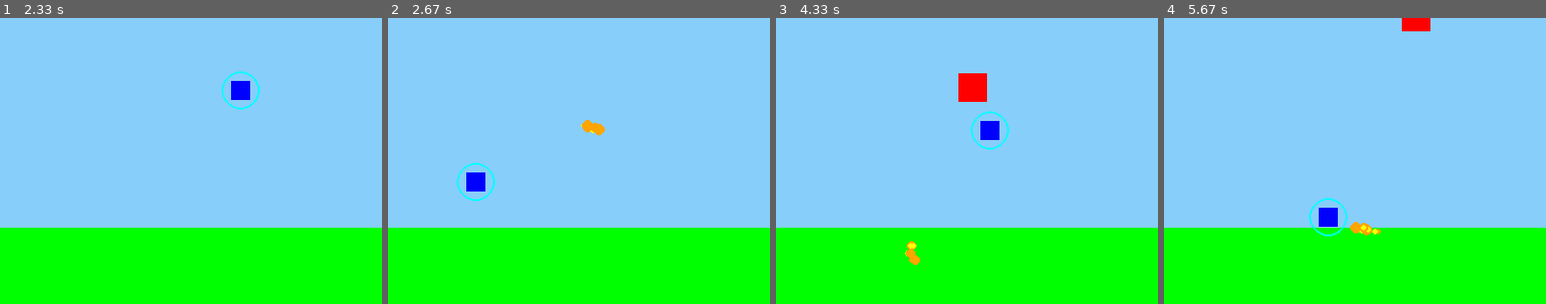
Above: before the commit, frames 1-4 (left to right).
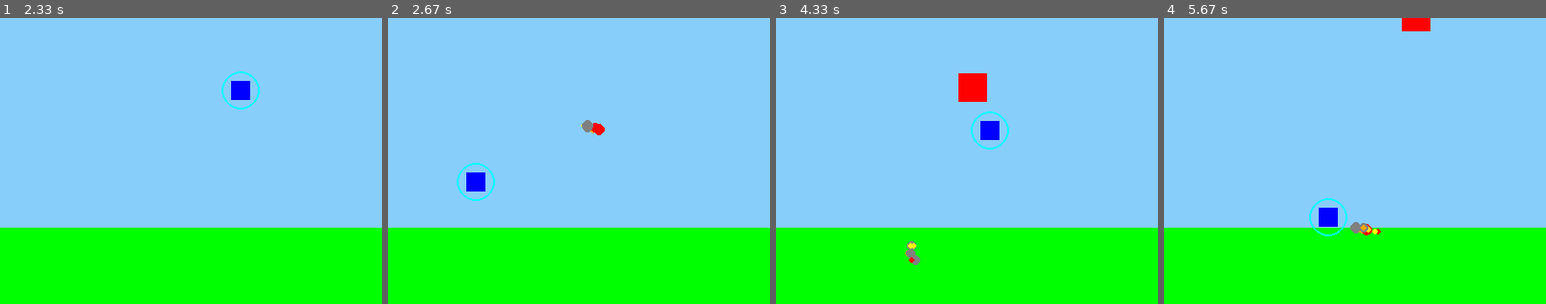
Above: after the commit, the same moments.

Repository: Varun-Chinthoju/LearningPython
Game: pygame game, started from pygame_Learning/turret_dodge.py
Same seed, same stepped clock (60 frames per second), same inputs: the game is played once before the commit and once after it.
Inputs:
- Up to frame 1 (2.33 s): click "Medium" at 0.38 s; hold Right 0.67-1.13 s; hold Right 1.17-1.63 s; tap Space at 1.23, 1.53, 1.73, 2.03, 2.3 s; tap S at 1.32 s; hold Left 1.67-2.2 s; hold Left from 2.23 s (still down)
- Up to frame 2 (2.67 s): tap J at 2.38 s; tap Space at 2.6 s; release Left at 2.63 s
- Up to frame 3 (4.33 s): hold Right 2.67-3.3 s; tap Space at 2.73, 3.03, 3.4, 3.7, 3.9, 4.2 s; tap S at 2.82 s; hold Left 3.33-3.8 s; hold Right 3.83-4.3 s; tap J at 3.98 s
- Up to frame 4 (5.67 s): hold Right 4.33-4.8 s; tap Space at 4.4, 4.7, 4.9, 5.2, 5.47 s; tap S at 4.48 s; hold Left 4.83-5.37 s; hold Left from 5.4 s (still down); tap J at 5.55 s
The pictures show only the part of the screen within x 50-100%, y 50-100%; the shares and areas given below are measured in that part.

Frame 1 is identical in both runs. In frame 2, 0.2% of the frame differs, in the area x 50-57%, y 35-41%; in frame 3, 0.2%; in frame 4, 0.2%.

Commit message:
jetpack smoke colors

Diff:
--- a/pygame_Learning/turret_dodge.py
+++ b/pygame_Learning/turret_dodge.py
@@ -281,7 +281,12 @@
 
 
 particles = []
-jetpack_particle_colors = [(255, 255, 0), (255, 165, 0)]  # Yellow and orange
+jetpack_particle_colors = [
+    (255, 255, 0),
+    (255, 165, 0),
+    (128, 128, 128),
+    (255, 0, 0),
+]  # Yellow and orange
 
 # --- Game State ---
 game_over = False
